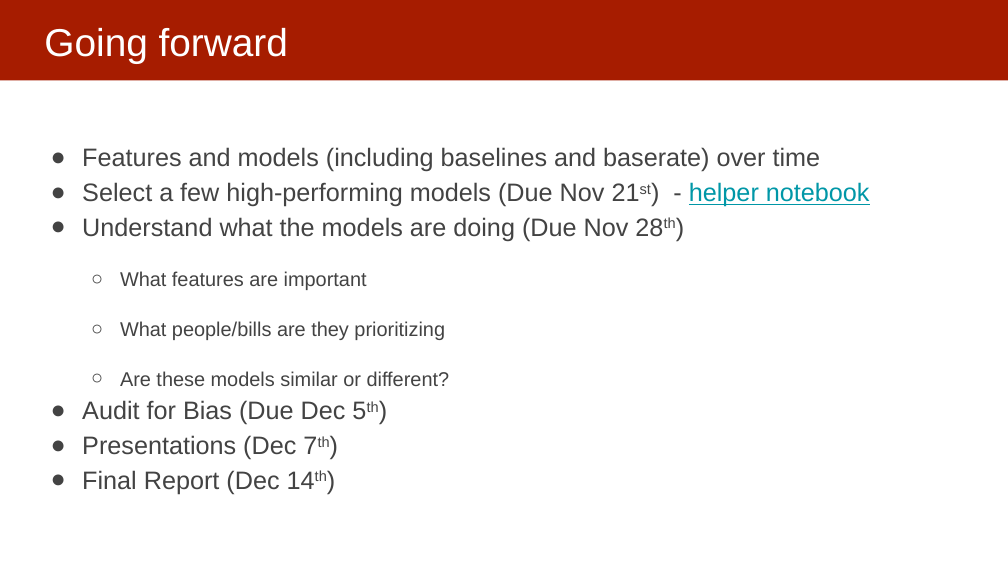
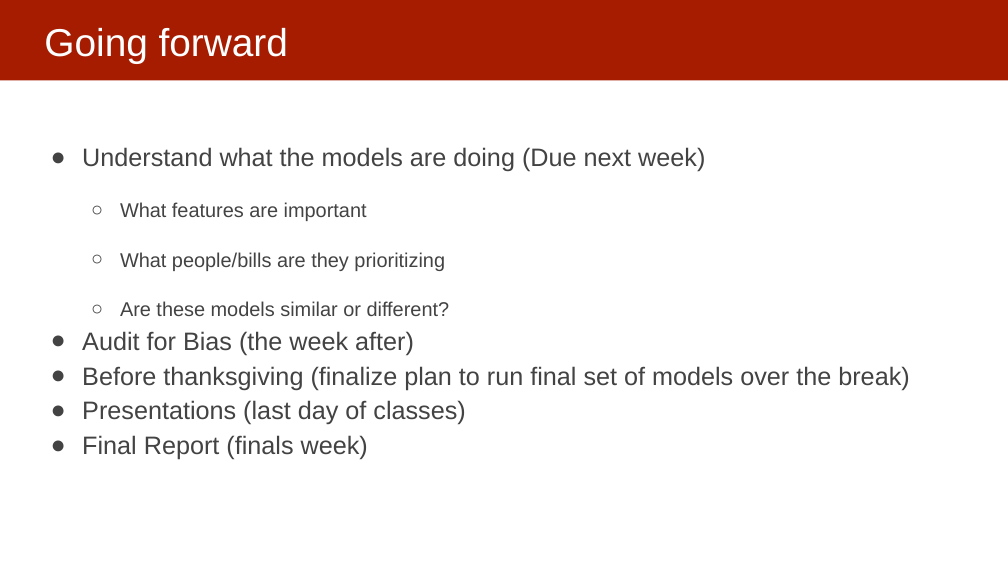
Before and after one commit to dssg/mlforpublicpolicylab, a slide deck: slide 3 of Lectures/16-interpretability-part-1.pptx. Drawn at 1008x567 pixels with LibreOffice and Linux fonts; fonts in the diff are those of the drawing. Boxes give left, top, right and bottom in pixels: in the first picture for what was removed or moved away, otherwise in the second. Text is boxed around its words. In the diff, an @@ line names an element or a change of style, - is before the commit and + after.

Commit message:
updated

```diff
--- a/Lectures/16-interpretability-part-1.pptx
+++ b/Lectures/16-interpretability-part-1.pptx
@@ text at bbox=[82, 147, 705, 172]: text changed @@
-● Features and models (including baselines and baserate) over time
-● Select a few high-performing models (Due Nov 21st) - helper notebook
-● Understand what the models are doing (Due Nov 28th)
+● Understand what the models are doing (Due next week)
@@ text at bbox=[82, 331, 909, 460]: text changed @@
-● Audit for Bias (Due Dec 5th)
-● Presentations (Dec 7th)
-● Final Report (Dec 14th)
+● Audit for Bias (the week after)
+● Before thanksgiving (finalize plan to run final set of models over the break)
+● Presentations (last day of classes)
+● Final Report (finals week)
```
Also in this commit, not shown: 5 other slides changed, 3 slides added, 1 slide removed.
